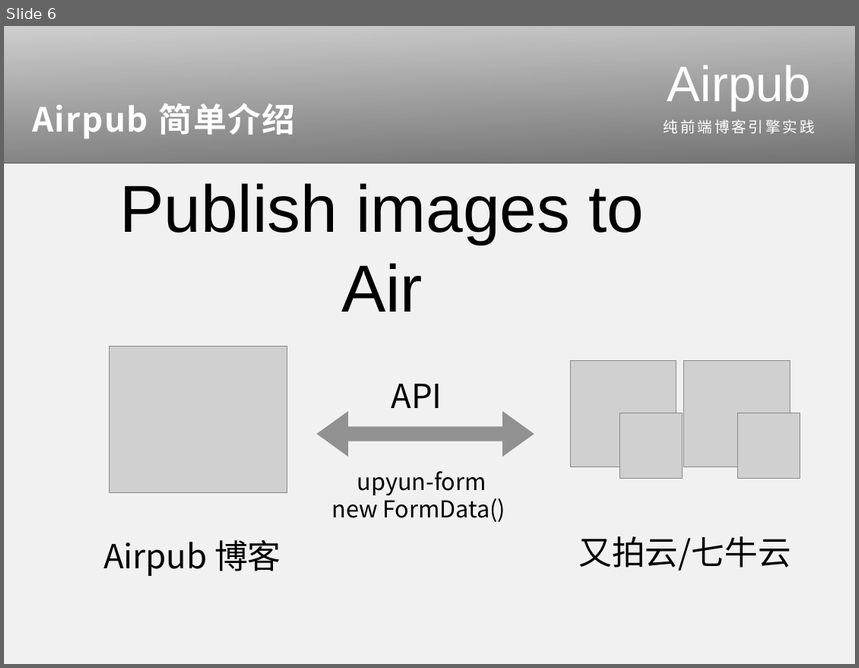
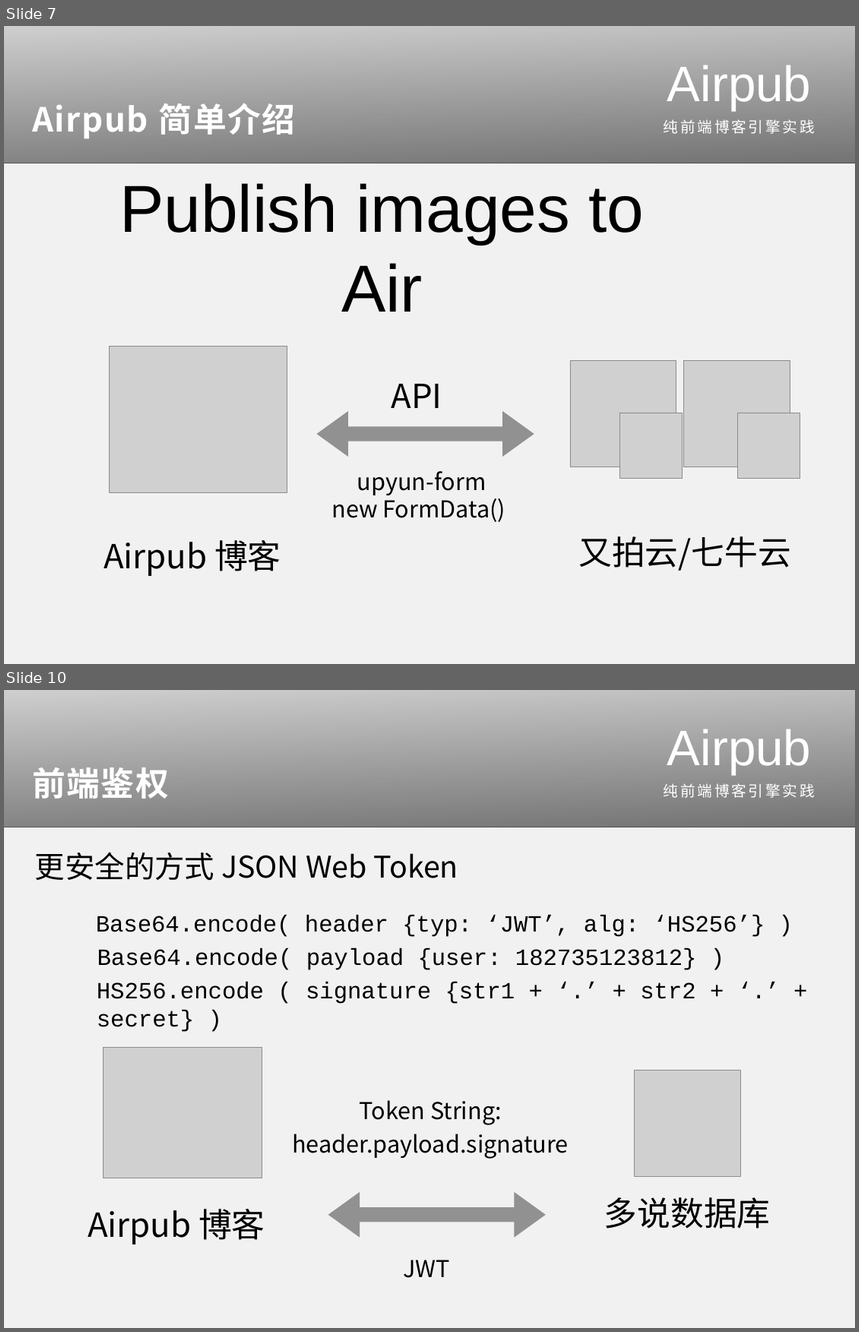
Before and after one commit to guo-yu/QConShanghai-2014, a slide deck: powerpoint/airpub.pptx. Shown one above the other, each under a label of ours: slide 6 before the commit, slides 7 and 10 after it; the slides between them are not shown. The pictures are 859x668 and 859x1332 pixels, drawn with LibreOffice and Linux fonts; fonts in the diff are those of the drawing; grey boxes stand for pictures. Boxes give left, top, right and bottom in pixels: in the first picture for what was removed or moved away, otherwise in the second. Text is boxed around its words. In the diff, an @@ line names an element or a change of style, - is before the commit and + after.

```diff
--- a/powerpoint/airpub.pptx
+++ b/powerpoint/airpub.pptx
@@ slide 10 added at box(4, 690, 855, 1328), background #F1F1F1 @@
@@ picture added at box(4, 690, 855, 827) @@
@@ rectangle added at box(4, 690, 855, 828), fill gradient #000000 @@
@@ text added at box(667, 729, 812, 774), 60 pt, text #FFFFFF @@
+Airpub
@@ text added at box(32, 768, 169, 799), 40 pt, text #FFFFFF, bold @@
+前端鉴权
@@ title added at box(664, 783, 815, 798), 18 pt, text #FFFFFF @@
+纯前端博客引擎实践
@@ text added at box(35, 852, 458, 881), 36 pt, text #000000 @@
+更安全的方式 JSON Web Token
@@ text added at box(96, 915, 766, 937), 28 pt, text #000000 @@
+Base64.encode( header {typ: ‘JWT’, alg: ‘HS256’} )
@@ text added at box(97, 948, 697, 970), 28 pt, text #000000 @@
+Base64.encode( payload {user: 182735123812} )
@@ text added at box(97, 982, 696, 1032), 28 pt, text #000000 @@
+HS256.encode ( signature {str1 + ‘.’ + str2 + ‘.’ + secret} )
@@ picture added at box(103, 1048, 262, 1179) @@
@@ picture added at box(635, 1070, 741, 1176) @@
@@ text added at box(360, 1100, 502, 1125), 28 pt, text #000000 @@
+Token String:
@@ text added at box(292, 1134, 569, 1159), 28 pt, text #000000 @@
+header.payload.signature
@@ text added at box(88, 1209, 265, 1245), 40 pt, text #000000 @@
+Airpub 博客
@@ left right arrow added at box(329, 1192, 546, 1238), fill #919191 @@
@@ text added at box(604, 1198, 771, 1229), 40 pt, text #000000 @@
+多说数据库
@@ text added at box(403, 1260, 450, 1278), 28 pt, text #000000 @@
+JWT
@@ what was slide 6 is now slide 7 @@
```
Also in this commit, not shown: 9 slides changed, 1 other slide added, 43 other files.
